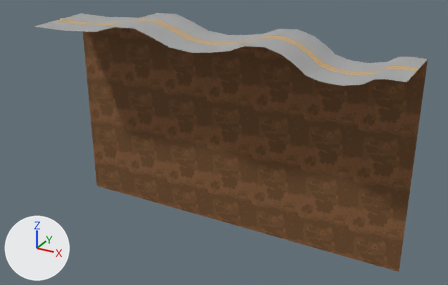
The FBX model Game/Assets/MainGame/Level/Segments/Models/Terrain_03_hills.FBX, before and after one commit.
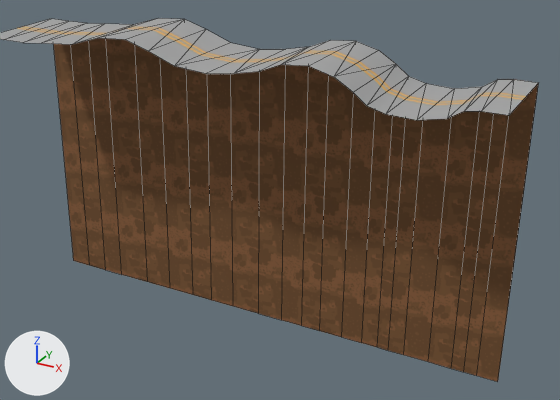
The first picture shows the older version from a camera (50 mm lens) standing at (53.0, -274.0, 81.0) and looking at (-98.0, -1.0, -55.0). The close-ups show both versions on the part from 10% to 99% of the width and 0% to 100% of the height of that picture. The axes (+X, +Y, +Z) are drawn at lower left. The lights are the same throughout. The close-ups show mesh edges as thin lines. Where no turn or scale is listed for an object, it has been applied to the vertices.

In view in the first close-up: 'Terrain_03', 'Terrain_03_ground'.
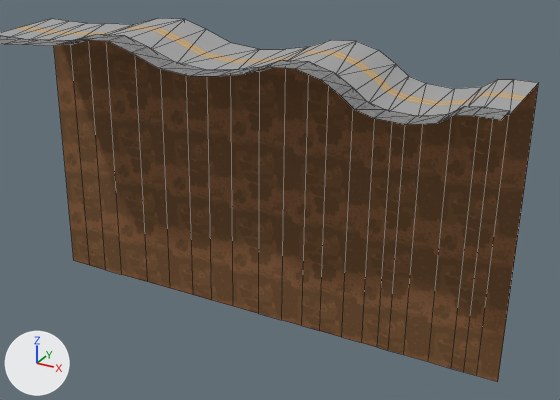
Location of each change, [x1, y1, x2, y2] in pixels of the close-ups (560 x 400 px):
'Terrain_03', reshaped: before [0, 18, 538, 120]; after [0, 18, 538, 125]
part 1 of me_mesh, added: after [0, 34, 510, 125]
part 2 of me_mesh, surface changed: before [0, 31, 513, 120]; after [0, 31, 513, 116]

Edits to the bpy script that builds the scene:
```text
Add img_sidewalk_png:
    img_sidewalk_png = load_image('Sidewalk.png', '../Textures/Sidewalk.png', 256, 256, 'sRGB')
Add mat_03___default:
    mat_03___default = principled_material('03 - Default')
    mat_03___default.texture = img_sidewalk_png
    mat_03___default.roughness = 0.859
Change me_mesh:
    used by ob_terrain_03; location = (0.0, 0.0, 0.0)
    remove me_mesh.from_pydata(...)  # 46 vertices, 44 faces; spans x -210.0..0.0, y -20.0..20.0, z -6.0..7.0
    add me_mesh.from_pydata(...)  # 92 vertices, 132 faces; spans x -210.0..0.0, y -30.0..20.0, z -6.0..8.0
    me_mesh part 1
    24 vertices are added at x -210.0..0.0, y -30.0..-20.0, z -5.0..8.0
    12 new vertices lie (0.0, -10.0, 0.0) away from vertices in x -200.0..-8.0, y -20.0, z -5.0..8.0
    10 new vertices lie (0.0, -10.0, 0.0) away from vertices in x -210.0..-14.0, y -20.0, z -4.0..8.0
    88 new faces join them, mat_03___default (picture img_sidewalk_png)
    me_mesh part 2: 44 kept faces spanning x -210.0..0.0, y -20.0..20.0, z -6.0..7.0 get new texture (UV) coordinates
    add me_mesh.materials.append(mat_03___default)  # picture img_sidewalk_png
```
